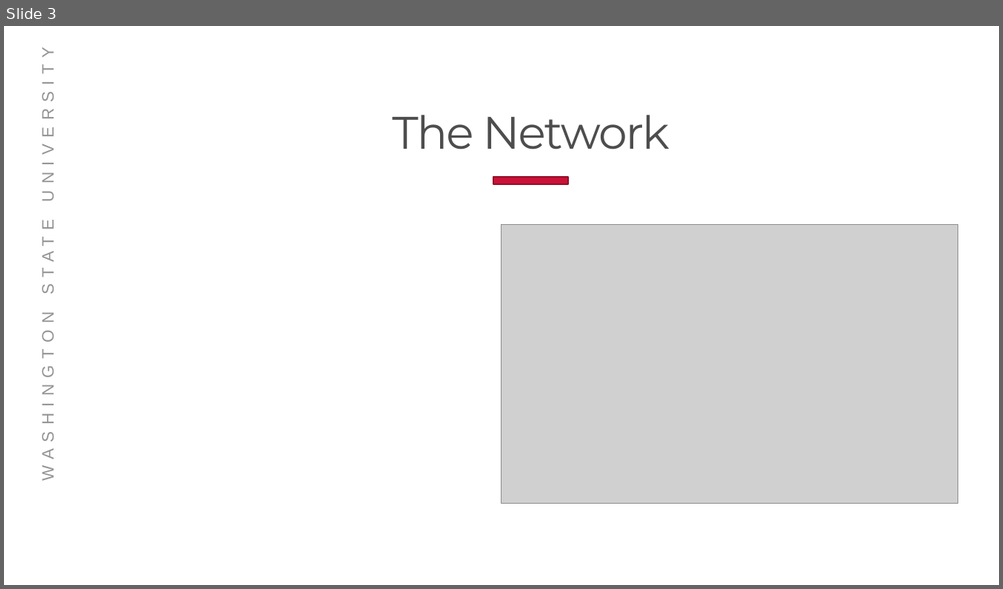
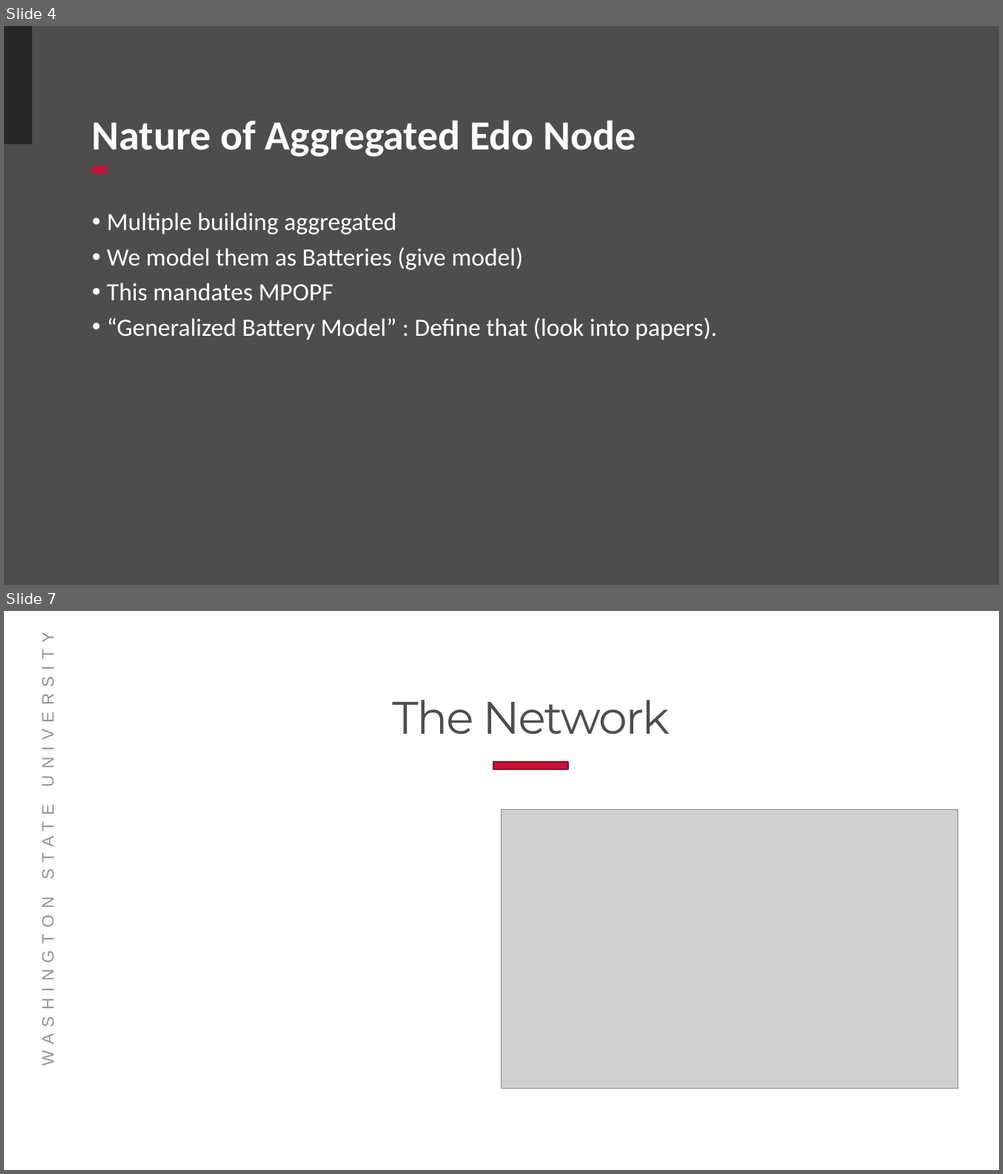
Before and after one commit to Realife-Brahmin/OriginalDocsHub-WSU-OneDrive, a slide deck: Connected Communities Grid Side Optimization.pptx. Shown one above the other, each under a label of ours: slide 3 before the commit, slides 4 and 7 after it; the slides between them are not shown. The pictures are 1003x589 and 1003x1174 pixels, drawn with LibreOffice and Linux fonts; fonts in the diff are those of the drawing; grey boxes stand for pictures; background and template pictures are left out. Boxes give left, top, right and bottom in pixels: in the first picture for what was removed or moved away, otherwise in the second. Text is boxed around its words. In the diff, an @@ line names an element or a change of style, - is before the commit and + after.

```diff
--- a/Connected Communities Grid Side Optimization.pptx
+++ b/Connected Communities Grid Side Optimization.pptx
@@ slide 4 added at (4,26,999,585), background #4D4D4D @@
@@ rectangle added at (4,26,32,144), fill #262626 @@
@@ title added at (92,120,636,157), 40 pt, text #FFFFFF, bold @@
+Nature of Aggregated Edo Node
@@ rectangle added at (92,167,107,174), fill #CA1237 @@
@@ text added at (107,212,717,340), 24 pt, text #FFFFFF @@
+• Multiple building aggregated
+• We model them as Batteries (give model)
+• This mandates MPOPF
+• “Generalized Battery Model” : Define that (look into papers).
@@ what was slide 3 is now slide 7 @@
```
Also in this commit, not shown: 3 slides changed, 3 other slides added.
